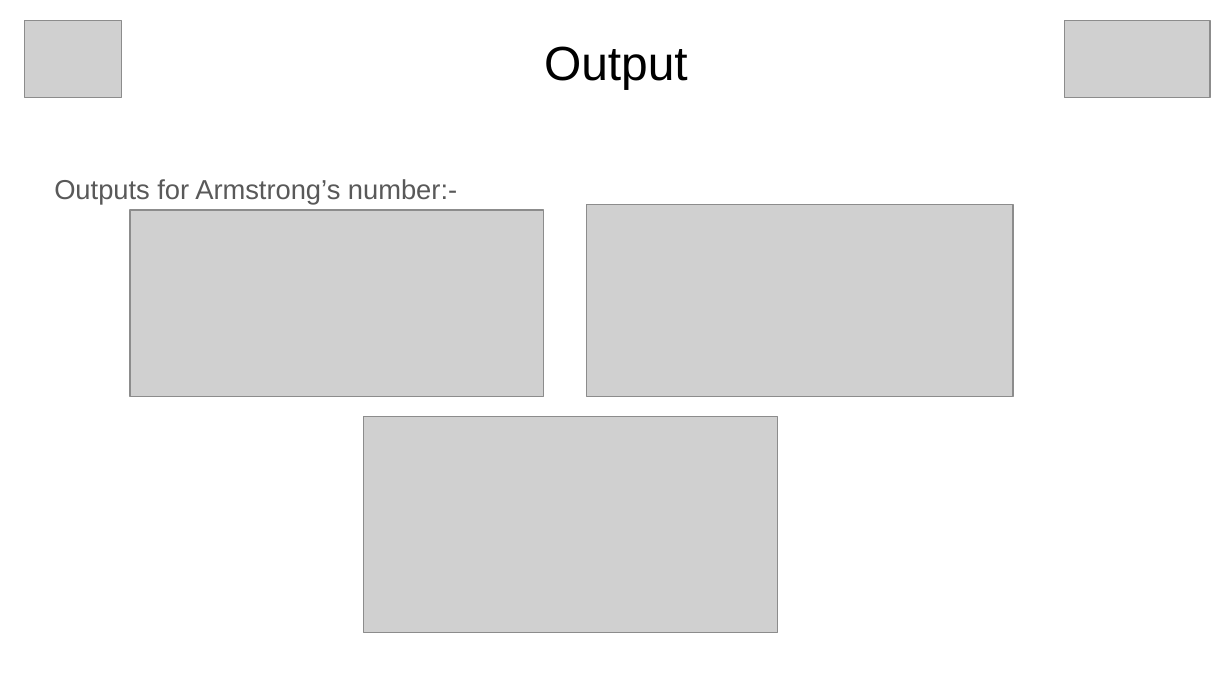
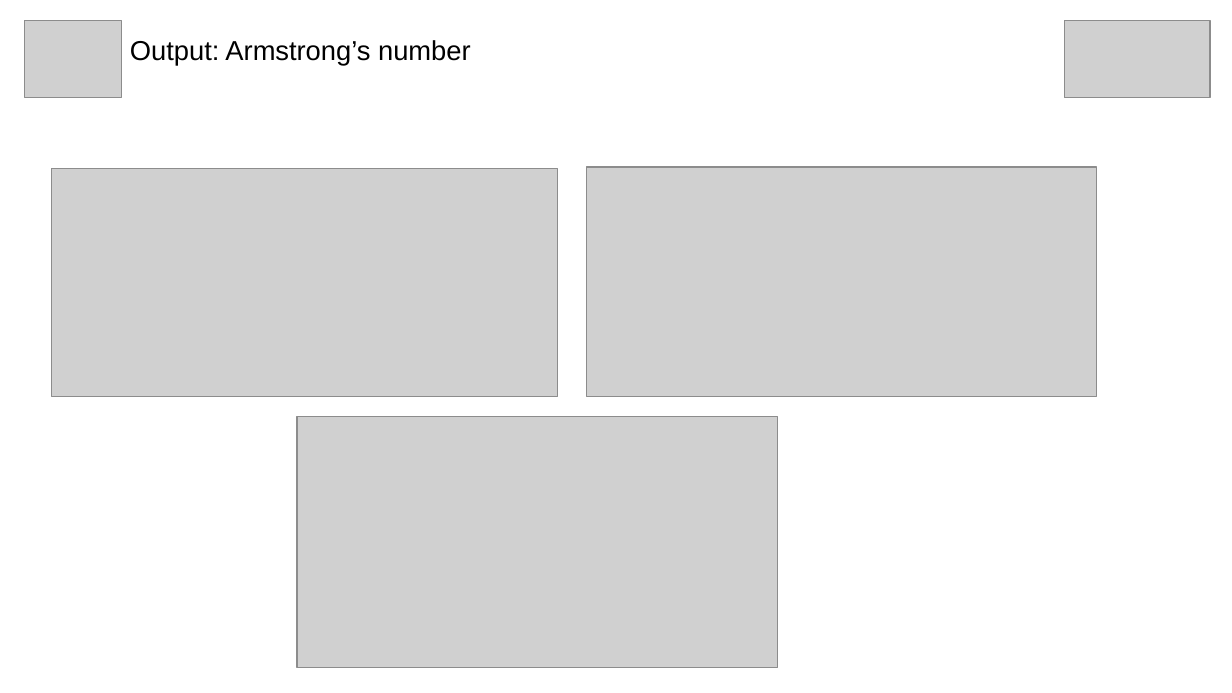
Before and after one commit to grey-hat2003/internship-project, a slide deck: slide 31 of docs/PyPptB2_5.pptx (slide 13 before the commit). Drawn at 1232x693 pixels with LibreOffice and Linux fonts; fonts in the diff are those of the drawing; grey boxes stand for pictures. Boxes give left, top, right and bottom in pixels: in the first picture for what was removed or moved away, otherwise in the second. Text is boxed around its words. In the diff, an @@ line names an element or a change of style, - is before the commit and + after.

Commit message:
updated ppt

```diff
--- a/docs/PyPptB2_5.pptx
+++ b/docs/PyPptB2_5.pptx
@@ title at box(130, 40, 471, 65): text changed; size 28 to 16 pt @@
-Output
+Output: Armstrong’s number
@@ picture: place and size @@
-picture at box(131, 209, 545, 395)
+picture at box(52, 169, 558, 397)
@@ text removed at box(54, 179, 457, 205) @@
-Outputs for Armstrong’s number:-
@@ picture: place and size @@
-picture at box(586, 205, 1013, 397)
+picture at box(586, 168, 1096, 397)
@@ picture: place and size @@
-picture at box(363, 416, 777, 633)
+picture at box(297, 416, 777, 668)
```
Also in this commit, not shown: 2 other slides changed, 18 slides added, 1 other file.
